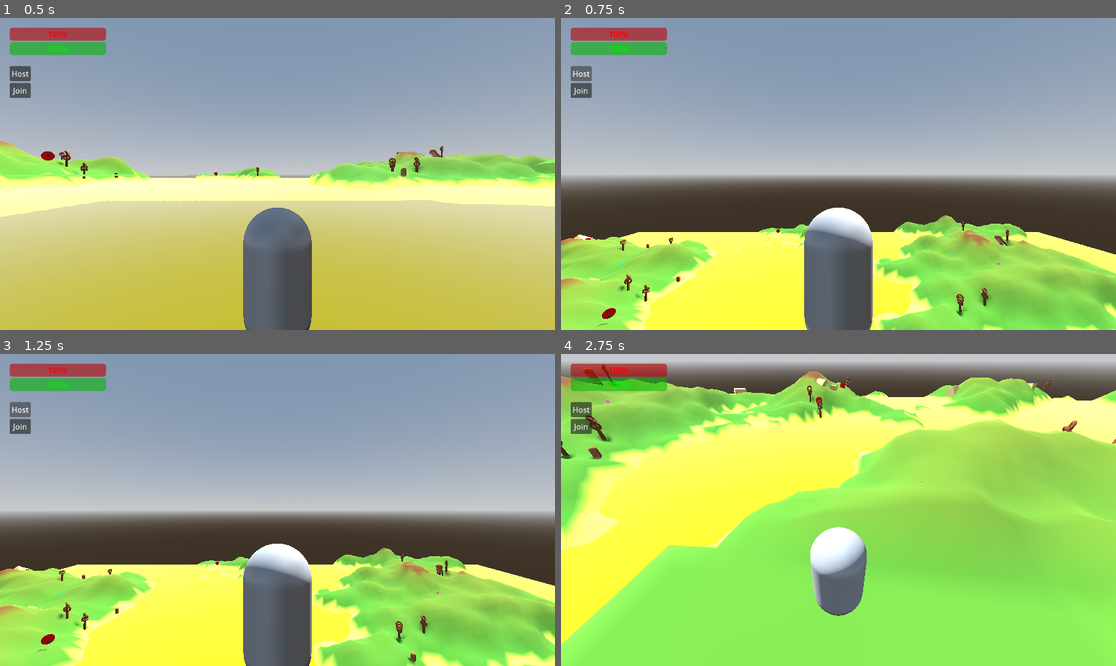
Above: before the commit, frames 1-4 (two rows, left to right).
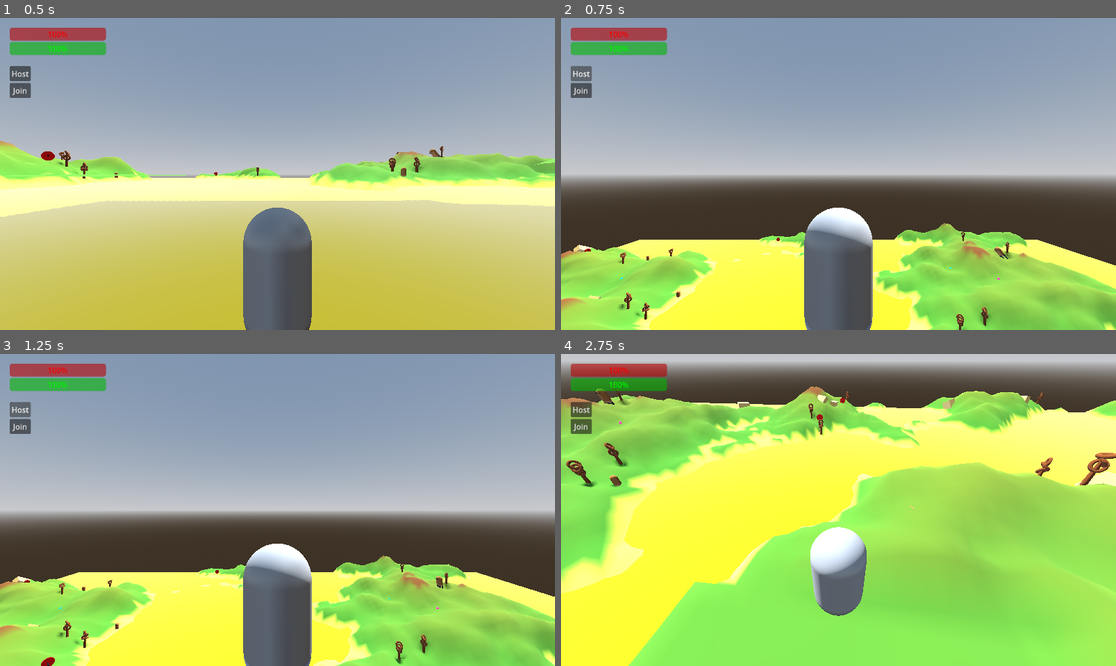
Above: after the commit, the same moments.

Repository: travist89/SpearMan
Game: Godot game, scene res://World.tscn
Same seed, same stepped clock (60 frames per second), same inputs: the game is played once before the commit and once after it. The project has no main scene, so this scene is started directly.
Inputs (mouse positions are in pixels of both pictures, inside the frame that each line leads up to):
- Up to frame 1 (0.5 s): no input
- Up to frame 2 (0.75 s): click "Host" at 0.5 s
- Up to frame 3 (1.25 s): no input
- Up to frame 4 (2.75 s): move the mouse to (866, 510) at 1.27 s; press the mouse at (866, 510) at 1.28 s; hold Up (ui_up) from 1.28 s (still down); move the mouse to (810, 510) at 2.02 s; release the mouse at (810, 510) at 2.03 s; tap Shift at 2.1 s

Frame 1 is identical in both runs. In frame 2, 13% of the frame differs, in the area x 0-100%, y 63-100%; in frame 3, 14%; in frame 4, 38%, in the area x 0-100%, y 3-100%.

Commit message:
Critical Fix: Set player position BEFORE adding as child to ensure correct network replication and avoid spawning under ground

Diff:
--- a/World.gd
+++ b/World.gd
@@ -101,18 +101,17 @@
 func add_player(id = 1):
 	if not multiplayer.is_server(): return
 	var player = player_scene.instantiate()
-	player.name = str(id); add_child(player)
-
-	# STAGGERED Spawn points with MUCH larger gaps
-	# Host (ID 1) at 35
-	# First Client (ID > 1) at 100
-	# Second Client at 150, etc.
-	var spawn_height = 35.0
+	player.name = str(id)
+
+	# SET POSITION BEFORE ADDING CHILD to ensure spawner captures correct initial pos
+	var spawn_height = 40.0
 	if id != 1:
-		spawn_height = 100.0 + (multiplayer.get_peers().size() * 50.0)
-
-	player.global_position = Vector3(0, spawn_height, 0)
-	print("Spawning Player %s at global height %s" % [id, spawn_height])
+		spawn_height = 150.0 + (multiplayer.get_peers().size() * 50.0)
+
+	player.position = Vector3(0, spawn_height, 0)
+	add_child(player)
+
+	print("Spawning Player %s at height %s" % [id, spawn_height])
 
 	if has_node("Player"): $Player.queue_free()
 
